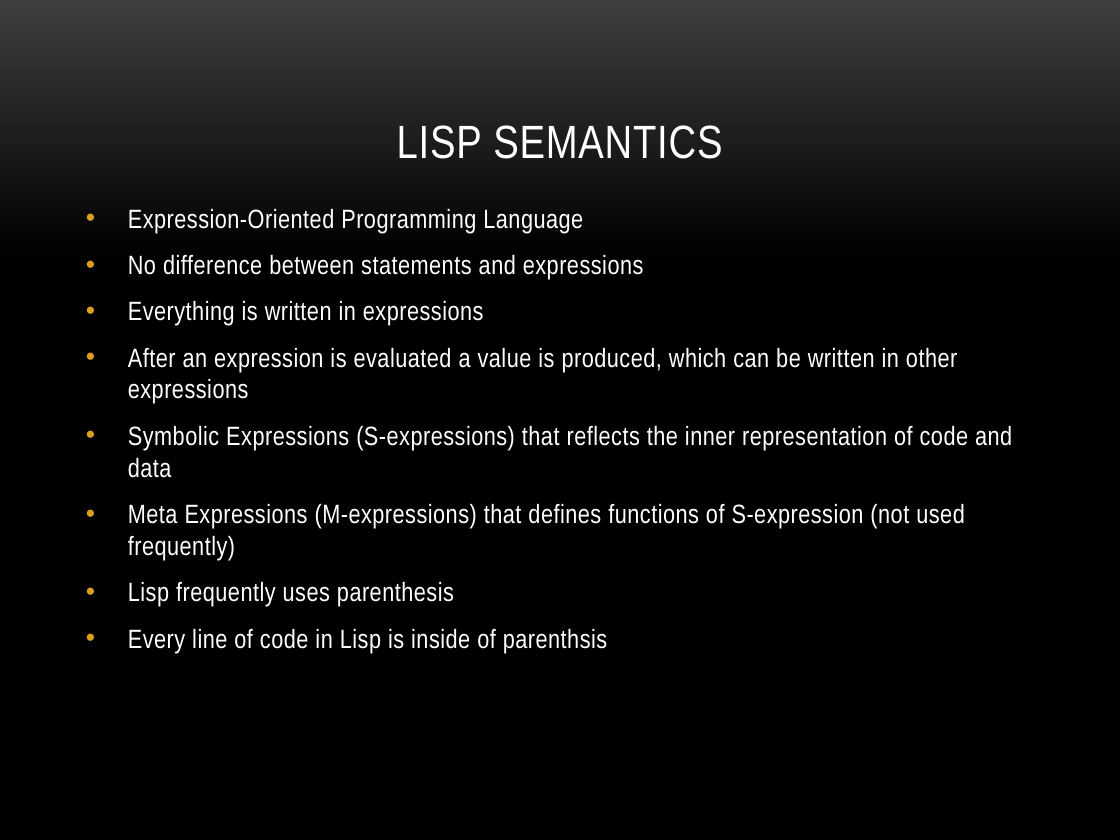
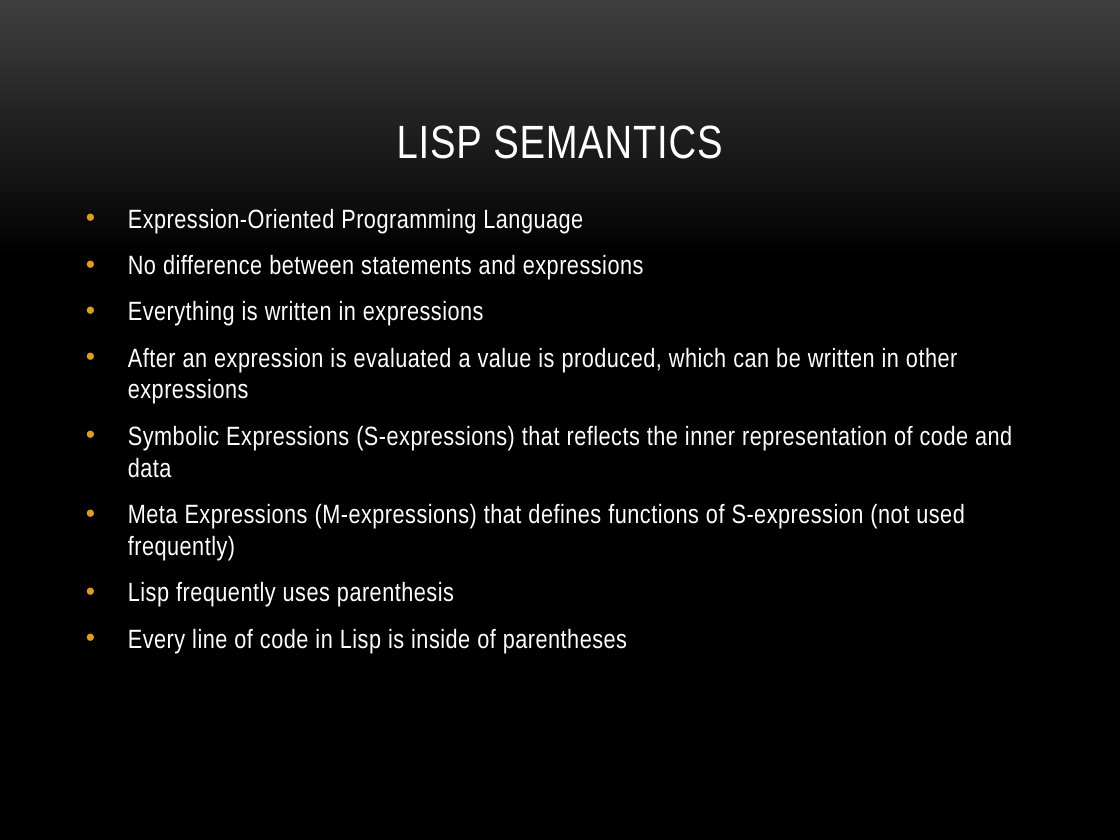
Before and after one commit to JoseCBrian/Lisp-Compiler, a slide deck: slide 8 of Lispinterpreter.pptx. Drawn at 1120x840 pixels with LibreOffice and Linux fonts; fonts in the diff are those of the drawing; background and template pictures are left out. Boxes give left, top, right and bottom in pixels: in the first picture for what was removed or moved away, otherwise in the second. Text is boxed around its words. In the diff, an @@ line names an element or a change of style, - is before the commit and + after.

```diff
--- a/Lispinterpreter.pptx
+++ b/Lispinterpreter.pptx
@@ text at box(128, 628, 627, 653): text changed @@
-• Every line of code in Lisp is inside of parenthsis
+• Every line of code in Lisp is inside of parentheses
```
Also in this commit, not shown: 1 other slide changed.
